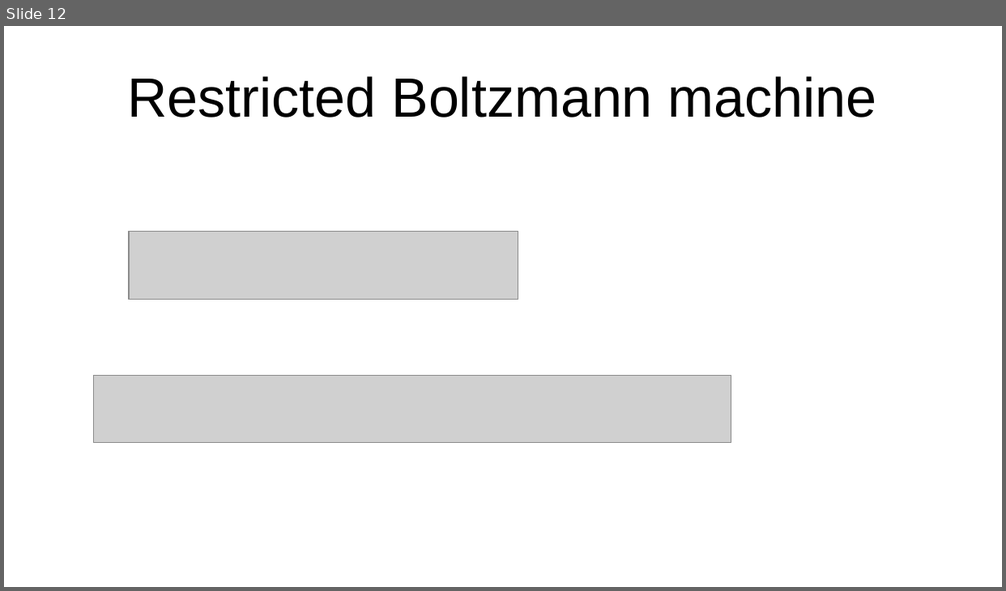
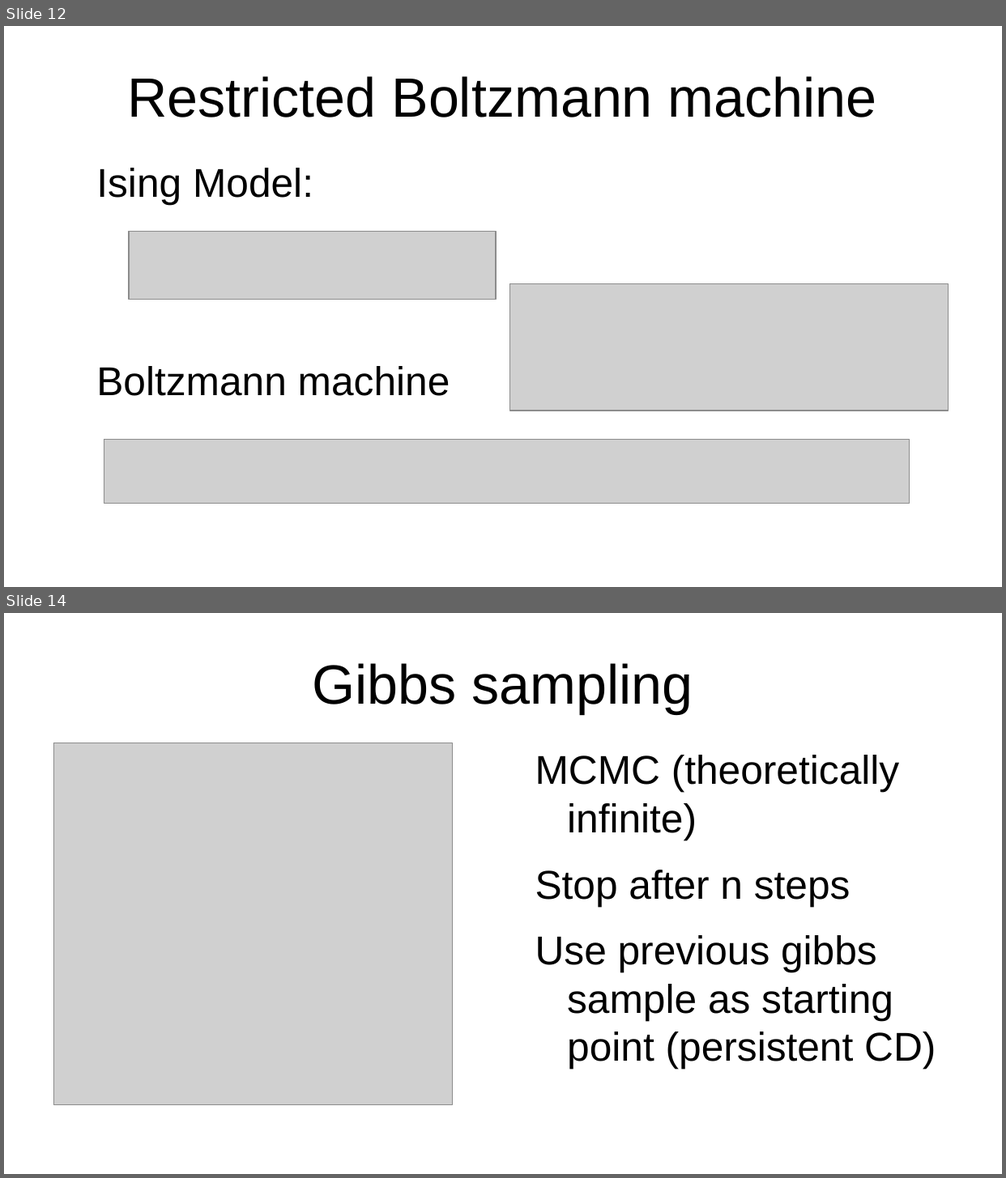
Before and after one commit to Xmann02/Boltzmann, a slide deck: Presentation.odp. Shown one above the other, each under a label of ours: slide 12 before the commit, slides 12 and 14 after it; the slides between them are not shown. The pictures are 1006x591 and 1006x1178 pixels, drawn with LibreOffice and Linux fonts; fonts in the diff are those of the drawing; grey boxes stand for pictures. Boxes give left, top, right and bottom in pixels: in the first picture for what was removed or moved away, otherwise in the second. Text is boxed around its words. In the diff, an @@ line names an element or a change of style, - is before the commit and + after.

```diff
--- a/Presentation.odp
+++ b/Presentation.odp
@@ slide 14 added at [4,613,1002,1174], background #FFFFFF @@
@@ title added at [312,663,693,714], 44 pt, text #000000 @@
+Gibbs sampling
@@ picture added at [53,743,452,1105] @@
@@ text added at [535,755,936,1069], 32 pt, text #000000 @@
+1. MCMC (theoretically infinite)
+2. Stop after n steps
+3. Use previous gibbs sample as starting point (persistent CD)
@@ slide 12 changed as well @@
@@ text added at [96,168,450,396], 32 pt, text #000000 @@
+Ising Model:
+Boltzmann machine
@@ picture: place and size @@
-picture at [129,232,518,300]
+picture at [129,232,496,300]
@@ picture added at [510,284,948,411] @@
@@ picture: place and size @@
-picture at [94,376,731,442]
+picture at [104,440,910,504]
```
Also in this commit, not shown: 6 other slides changed, 7 other slides added, 6 slides removed.
